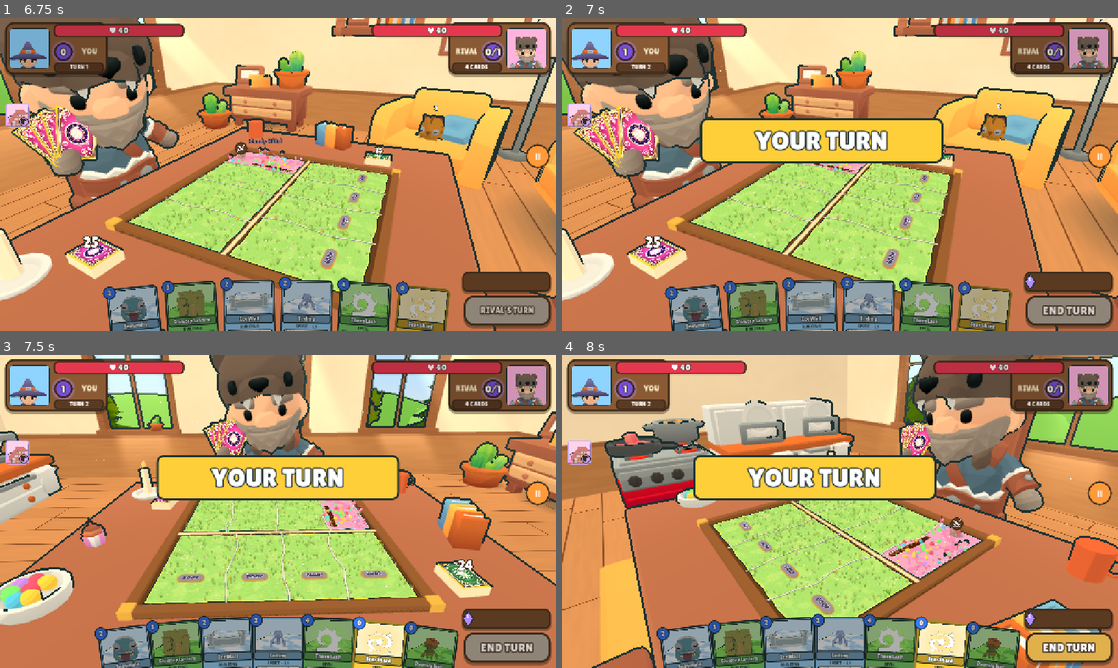
Above: before the commit, frames 1-4 (two rows, left to right).
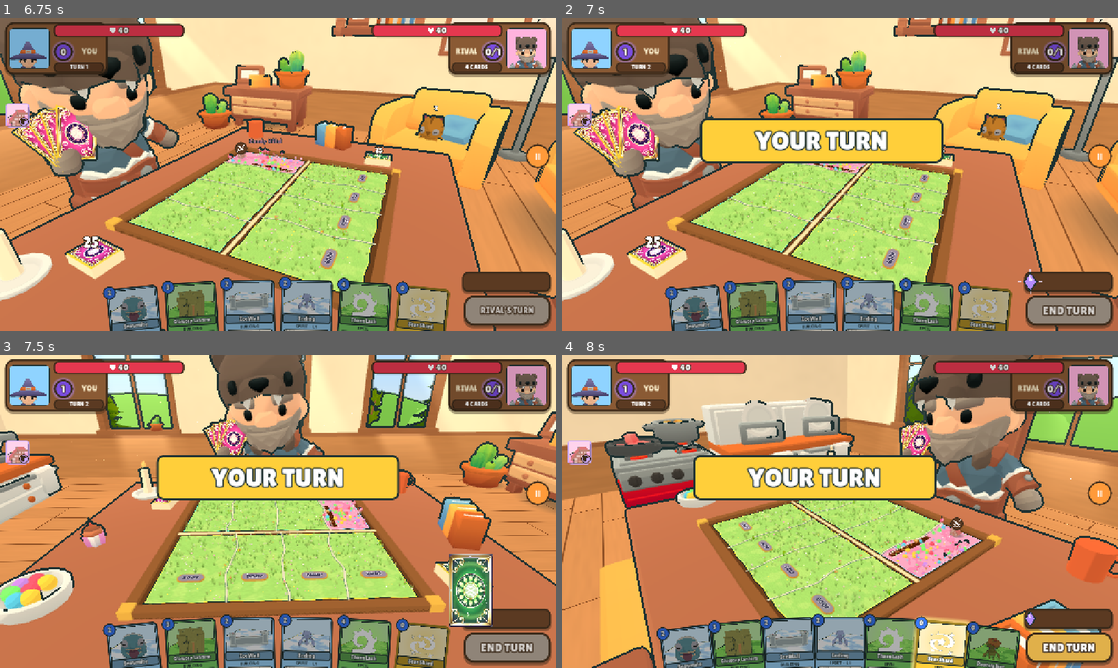
Above: after the commit, the same moments.

Repository: muriarty1893/cardwards
Game: Godot game, scene res://menus/main_menu.tscn
Two runs of this game, one before a commit and one after it. Both use one fixed random seed, a clock stepped at 60 frames per second and the inputs below.
Inputs (mouse positions are in pixels of both pictures, inside the frame that each line leads up to):
- Up to frame 1 (6.75 s): click "Easy" at 0.5 s; click "Easy" at 1.25 s; click "PLAY vs AI" at 2 s; tap Enter at 2.75 s; drag from (133, 321) to (333, 105) at 2.77 s; drag from (194, 318) to (250, 237) at 3.52 s; move the mouse to (250, 315) at 4.27 s; hold Right 4.28-5 s; hold E 4.28-5 s; click (250, 315) at 4.42 s; drag from (305, 315) to (111, 127) at 5.02 s; drag from (361, 318) to (305, 174) at 5.77 s; drag from (422, 321) to (194, 96) at 6.52 s
- Up to frame 2 (7 s): no input
- Up to frame 3 (7.5 s): move the mouse to (305, 511) at 7.27 s; hold Left from 7.28 s (still down); tap R at 7.35 s; click (305, 511) at 7.42 s
- Up to frame 4 (8 s): keep holding Left

Frame 1 is identical in both runs. In frame 2, less than 0.1% of the frame differs, in the area x 82-87%, y 80-89%; in frame 3, 9.9%, in the area x 17-89%, y 63-100%; in frame 4, 0.2%.

Commit message:
feat: cards & hand - drawn cards flip into the hand, playable glow, land puff on creature play, burned cards char away, gem fill sparkle, END TURN squish
Co-Authored-By: Claude Opus 5.5 <noreply@anthropic.com>

Diff:
--- a/tests/test_ui_layout.gd
+++ b/tests/test_ui_layout.gd
@@ -271,3 +271,32 @@
 	assert_true(not (ws[0] as CardWidget).combo_on(), "glow off")
 	hand.queue_free()
 	return true
+
+
+func test_playable_cards_glow() -> bool:
+	var hand := Hand.new()
+	(Engine.get_main_loop() as SceneTree).root.add_child(hand)
+	hand.size = Vector2(1280, 720)
+	hand.show_hand([CardDB.card(&"mossback"), CardDB.card(&"fireball")] as Array[CardData], [true, false] as Array[bool])
+	var ws: Array = hand.get_children().filter(func(x: Node) -> bool: return x is CardWidget)
+	assert_true((ws[0] as CardWidget).ready_glow(), "playable card glows")
+	assert_true(not (ws[1] as CardWidget).ready_glow(), "unplayable card doesn't")
+	var big := CardWidget.new()
+	big.setup(CardDB.card(&"mossback"), -1)
+	big.set_playable(true)
+	assert_true(not big.ready_glow(), "cards outside the hand never glow")
+	big.free()
+	hand.queue_free()
+	return true
+
+
+func test_gems_sparkle_when_filled() -> bool:
+	var g := MagicGems.new()
+	(Engine.get_main_loop() as SceneTree).root.add_child(g)
+	g.set_magic(1, 3)
+	g.set_magic(3, 3)
+	assert_true(g.is_processing(), "filling gems starts the sparkle")
+	await (Engine.get_main_loop() as SceneTree).create_timer(0.7).timeout
+	assert_true(not g.is_processing(), "and it ends")
+	g.queue_free()
+	return true
--- a/view/event_player.gd
+++ b/view/event_player.gd
@@ -133,9 +133,9 @@
 			await _wait(0.4)
 		&"card_burned":
 			m.refresh_ui()
-			Audio.sfx(&"card_deal")
+			Audio.sfx(&"fire_whoosh")
 			m.toast.show_message("Hand full: %s burned" % CardDB.card(d["card"]).display_name, 1.0)
-			await _wait(0.2)
+			await _burn_card(CardDB.card(d["card"]), int(d["player"]) == MatchController.HUMAN)
 		&"turn_started":
 			_source = {}
 			m.picker.clear_rival()
@@ -521,6 +521,51 @@
 	await tw.finished
 
 
+## Hand full: the card shows up, chars from the edges inward and crumbles away in embers.
+func _burn_card(c: CardData, human: bool) -> void:
+	if c == null:
+		return
+	var vp: Vector2 = m.hud.get_viewport_rect().size
+	var w := CardWidget.new()
+	w.setup(c, -1)
+	w.mouse_filter = Control.MOUSE_FILTER_IGNORE
+	w.pivot_offset = CardWidget.SIZE / 2.0
+	m.hud.add_child(w)
+	var at := Vector2(vp.x * (0.62 if human else 0.5), vp.y * (0.55 if human else 0.3))
+	w.position = (m.hud.deck_screen_pos(human) if human else m.rival_hand_screen()) - CardWidget.SIZE / 2.0
+	w.scale = Vector2.ONE * 0.5
+	var embers := CPUParticles2D.new()
+	embers.amount = 40
+	embers.lifetime = 0.8
+	embers.emitting = false
+	embers.one_shot = true
+	embers.explosiveness = 0.6
+	embers.emission_shape = CPUParticles2D.EMISSION_SHAPE_RECTANGLE
+	embers.emission_rect_extents = CardWidget.SIZE / 2.0
+	embers.position = CardWidget.SIZE / 2.0
+	embers.direction = Vector2.UP
+	embers.spread = 40.0
+	embers.gravity = Vector2(0, -160)
+	embers.initial_velocity_min = 30.0
+	embers.initial_velocity_max = 90.0
+	embers.scale_amount_min = 3.0
+	embers.scale_amount_max = 6.0
+	embers.color = Color("#ff9a2a")
+	w.add_child(embers)
+	var tw := w.create_tween()
+	tw.set_parallel(true)
+	tw.tween_property(w, "position", at - CardWidget.SIZE / 2.0, 0.25 / speed).set_trans(Tween.TRANS_BACK).set_ease(Tween.EASE_OUT)
+	tw.tween_property(w, "scale", Vector2.ONE * 1.1, 0.25 / speed)
+	tw.chain().tween_callback(func() -> void: embers.emitting = true)
+	tw.chain().tween_property(w, "modulate", Color(1.4, 0.6, 0.2, 1.0), 0.18 / speed)
+	tw.chain().tween_property(w, "modulate", Color(0.15, 0.1, 0.08, 0.0), 0.35 / speed)
+	tw.parallel().tween_property(w, "scale", Vector2(1.0, 0.85), 0.35 / speed)
+	tw.parallel().tween_property(w, "rotation", 0.12, 0.35 / speed)
+	tw.chain().tween_interval(0.5)
+	tw.chain().tween_callback(w.queue_free)
+	await _wait(0.8)
+
+
 # --- Deaths by cause (look & feel spec 1) ----------------------------------------------------
 
 ## What the hit in `d` was like: big (crit or 4+ damage), fire (an Ember ability or spell), and
@@ -773,6 +818,9 @@
 		drop = m.board.ground_at_screen(m.rig.camera, m.hand.last_drop_pos)
 	var v: CreatureView = m.place_creature(p, d["lane"], c, drop)
 	var target: Vector3 = v.position
+	# The card bursts into a puff of its land's colour; the creature drops out of it.
+	Burst.spawn(m, &"smoke", target + Vector3(0, 2.6, 0), Palette.LAND_CARD[c.land], 1.3)
+	Burst.spawn(m, &"stars", target + Vector3(0, 2.6, 0), Palette.LAND_CARD[c.land].lightened(0.3), 1.0)
 	v.position = target + Vector3(0, 3, 0)
 	v.busy = true
 	var tw := v.create_tween()
--- a/view/fx/flying_card.gd
+++ b/view/fx/flying_card.gd
@@ -6,10 +6,36 @@
 
 
 ## `back`: the owner's card back art (CardBacks) for a face-down card; a plain back when null.
-static func fly(parent: Control, card: CardData, from: Vector2, to: Vector2, face_up: bool, duration: float = 0.3, back_tex: Texture2D = null) -> FlyingCard:
+## `flip`: starts face down and turns face up halfway (a card drawn into your hand).
+static func fly(parent: Control, card: CardData, from: Vector2, to: Vector2, face_up: bool, duration: float = 0.3, back_tex: Texture2D = null, flip: bool = false) -> FlyingCard:
 	var f := FlyingCard.new()
 	f.mouse_filter = Control.MOUSE_FILTER_IGNORE
 	f.size = CardWidget.SIZE
+	if flip and card and back_tex:
+		var face := CardWidget.new()
+		face.setup(card, -1)
+		face.mouse_filter = Control.MOUSE_FILTER_IGNORE
+		face.visible = false
+		f.add_child(face)
+		var b := back_rect(back_tex)
+		f.add_child(b)
+		f.pivot_offset = CardWidget.SIZE / 2.0
+		parent.add_child(f)
+		f.position = from - CardWidget.SIZE / 2.0
+		f.scale = Vector2.ONE * 0.45
+		var ft := f.create_tween().set_parallel(true)
+		ft.tween_property(f, "position", to - CardWidget.SIZE / 2.0 - Vector2(0, 40), duration).set_trans(Tween.TRANS_SINE).set_ease(Tween.EASE_IN_OUT)
+		ft.tween_property(f, "scale:y", 0.8, duration)
+		ft.tween_property(f, "scale:x", 0.0, duration * 0.45).set_ease(Tween.EASE_IN)
+		ft.chain().tween_callback(func() -> void:
+			b.visible = false
+			face.visible = true)
+		ft.chain().tween_property(f, "scale:x", 0.8, duration * 0.4).set_ease(Tween.EASE_OUT)
+		ft.chain().tween_property(f, "modulate:a", 0.0, 0.1)
+		ft.chain().tween_callback(func() -> void:
+			f.landed.emit()
+			f.queue_free())
+		return f
 	if face_up and card:
 		var w := CardWidget.new()
 		w.setup(card, -1)
--- a/view/fx/fx_director.gd
+++ b/view/fx/fx_director.gd
@@ -290,6 +290,11 @@
 				return
 		&"card_drawn", &"card_returned":
 			Audio.sfx(&"card_draw")
+			if e.type == &"card_drawn" and kind == &"plain" and int(d["player"]) == MatchController.HUMAN:
+				# The turn's draw: from the deck box into the hand, turning face up on the way.
+				await _fly_card(m, d, m.hud.deck_screen_pos(), m.hand.cards_rect().get_center(), false)
+				if not is_instance_valid(m):
+					return
 			m.refresh_ui()
 			await _wait(m, 0.12 / sp)
 			if not is_instance_valid(m):
@@ -389,7 +394,7 @@
 	var target: Vector2 = to if human else m.rival_hand_screen()
 	var start: Vector2 = from if human else m.hud.deck_screen_pos(false)
 	var c: CardData = CardDB.card(d.get("card", &"")) if d.has("card") else null
-	FlyingCard.fly(m.hud, c, start, target, face_up and human, 0.3 / m.player.speed, m.card_backs[int(d.get("player", 0))])
+	FlyingCard.fly(m.hud, c, start, target, face_up and human, 0.3 / m.player.speed, m.card_backs[int(d.get("player", 0))], human and not face_up and c != null)
 	await _wait(m, 0.3 / m.player.speed)
 	if not is_instance_valid(m):
 		return
--- a/view/match.gd
+++ b/view/match.gd
@@ -351,6 +351,11 @@
 			sync_all()
 			busy = false
 			_on_action_requested(Action.play(HUMAN, Fx_give(&"bonbon_behemoth"), 1))
+		"play":
+			state.players[0].lanes[2].creature = null
+			sync_all()
+			refresh_ui()
+			await perform(Action.play(HUMAN, Fx_give(&"cinderpup"), 2))
 		"crit":
 			state.players[0].lanes[3].creature.gained.erase(&"second_wind")
 			await perform(Action.attack(HUMAN, 1, 1, Action.Hit.CRIT, false))
--- a/view/ui/card_widget.gd
+++ b/view/ui/card_widget.gd
@@ -24,6 +24,7 @@
 var _art: TextureRect
 var _text: RichTextLabel
 var _combo: Panel
+var _ready: Panel
 static var _bold: FontVariation
 var _cost: Label
 ## Cost shown on the gem (the printed cost unless set_cost lowered it).
@@ -175,6 +176,32 @@
 
 func set_playable(on: bool) -> void:
 	modulate = Color.WHITE if on else Color(0.68, 0.68, 0.68, 1.0)
+	_set_ready_glow(on and index >= 0)
+
+
+## A soft glow in the card's land colour behind a card you can play now.
+func _set_ready_glow(on: bool) -> void:
+	if not on and _ready == null:
+		return
+	if _ready == null:
+		_ready = Panel.new()
+		_ready.name = "ReadyGlow"
+		_ready.mouse_filter = Control.MOUSE_FILTER_IGNORE
+		_ready.position = Vector2(-3, -3)
+		_ready.size = SIZE + Vector2(6, 6)
+		var sb := StyleBoxFlat.new()
+		sb.bg_color = Color(0, 0, 0, 0)
+		sb.set_corner_radius_all(14)
+		sb.shadow_color = Color(Palette.LAND_CARD[card.land].lightened(0.35), 0.75)
+		sb.shadow_size = 9
+		_ready.add_theme_stylebox_override("panel", sb)
+		add_child(_ready)
+		move_child(_ready, 0)
+	_ready.visible = on
+
+
+func ready_glow() -> bool:
+	return _ready != null and _ready.visible
 
 
 func _panel(r: Rect2, bg: Color, border: int, radius: int) -> Panel:
--- a/view/ui/hud.gd
+++ b/view/ui/hud.gd
@@ -265,6 +265,16 @@
 		_field_chip.text = "FIELD: %s" % s.field.display_name.to_upper()
 		_field_chip.tooltip_text = CardText.render(s.field)
 		_field_chip.add_theme_stylebox_override("normal", _frame(Palette.LAND_CARD[s.field.land].darkened(0.25), 12, 3))
+
+
+## A quick press-and-spring on a button.
+func _squish(b: Control) -> void:
+	if end_turn_pulsing:
+		return
+	b.pivot_offset = b.size / 2.0
+	var tw := b.create_tween()
+	tw.tween_property(b, "scale", Vector2(1.08, 0.86), 0.06)
+	tw.tween_property(b, "scale", Vector2.ONE, 0.35).set_trans(Tween.TRANS_ELASTIC).set_ease(Tween.EASE_OUT)
 
 
 func set_end_turn_pulse(on: bool) -> void:
@@ -590,7 +600,9 @@
 	end_turn_button.offset_left = -MARGIN - END_TURN_SIZE.x
 	end_turn_button.offset_bottom = -MARGIN
 	end_turn_button.offset_top = -MARGIN - END_TURN_SIZE.y
-	end_turn_button.pressed.connect(func() -> void: end_turn_pressed.emit())
+	end_turn_button.pressed.connect(func() -> void:
+		_squish(end_turn_button)
+		end_turn_pressed.emit())
 	UiStyle.sound_button(end_turn_button)
 	add_child(end_turn_button)
 	_fuse = TurnFuse.new()
--- a/view/ui/magic_gems.gd
+++ b/view/ui/magic_gems.gd
@@ -12,6 +12,8 @@
 var _magic: int = 0
 var _max: int = 0
 var _extra: Label
+var _pop_from: int = 0
+var _pop_t: float = 0.0
 
 
 func _init() -> void:
@@ -27,6 +29,11 @@
 
 
 func set_magic(magic: int, max_magic: int) -> void:
+	if magic > _magic:
+		# Newly filled gems pop and sparkle.
+		_pop_from = _magic
+		_pop_t = 1.0
+		set_process(true)
 	_magic = magic
 	_max = max_magic
 	_extra.text = "+%d" % extra()
@@ -47,13 +54,26 @@
 	return maxi(0, _magic - GameState.MAGIC_CAP)
 
 
+func _process(delta: float) -> void:
+	_pop_t = maxf(0.0, _pop_t - delta * 2.2)
+	queue_redraw()
+	if _pop_t <= 0.0:
+		set_process(false)
+
+
 func _draw() -> void:
 	var states: Array[int] = gem_states()
 	for i: int in states.size():
 		if states[i] == 0:
 			continue
 		var c := Vector2(8 + i * (GEM.x + GAP) + GEM.x / 2.0, 8 + GEM.y / 2.0)
-		var h := GEM / 2.0
+		var pop: float = _pop_t if i >= _pop_from and i < _magic else 0.0
+		var h := GEM / 2.0 * (1.0 + 0.45 * sin(pop * PI))
+		if pop > 0.0:
+			# Sparkle rays.
+			for k: int in 4:
+				var a: float = k * PI / 2.0 + pop * 2.0
+				draw_line(c + Vector2(cos(a), sin(a)) * (h.y + 2.0), c + Vector2(cos(a), sin(a)) * (h.y + 2.0 + 10.0 * pop), Color(SHINE, pop), 3.0)
 		var pts := PackedVector2Array([c + Vector2(0, -h.y), c + Vector2(h.x, 0), c + Vector2(0, h.y), c + Vector2(-h.x, 0)])
 		var ink := PackedVector2Array([c + Vector2(0, -h.y - 4), c + Vector2(h.x + 4, 0), c + Vector2(0, h.y + 4), c + Vector2(-h.x - 4, 0)])
 		draw_colored_polygon(ink, Palette.INK)
